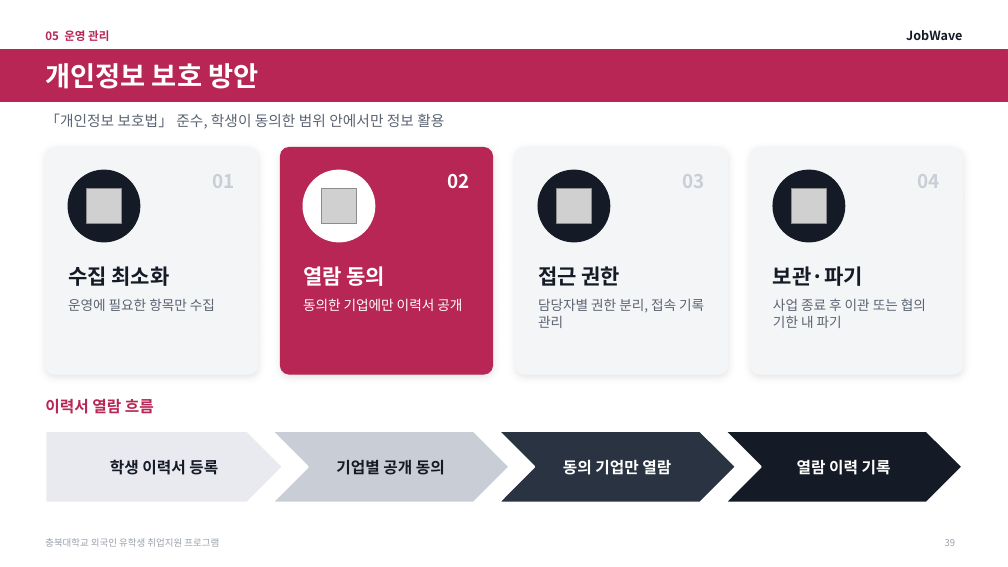
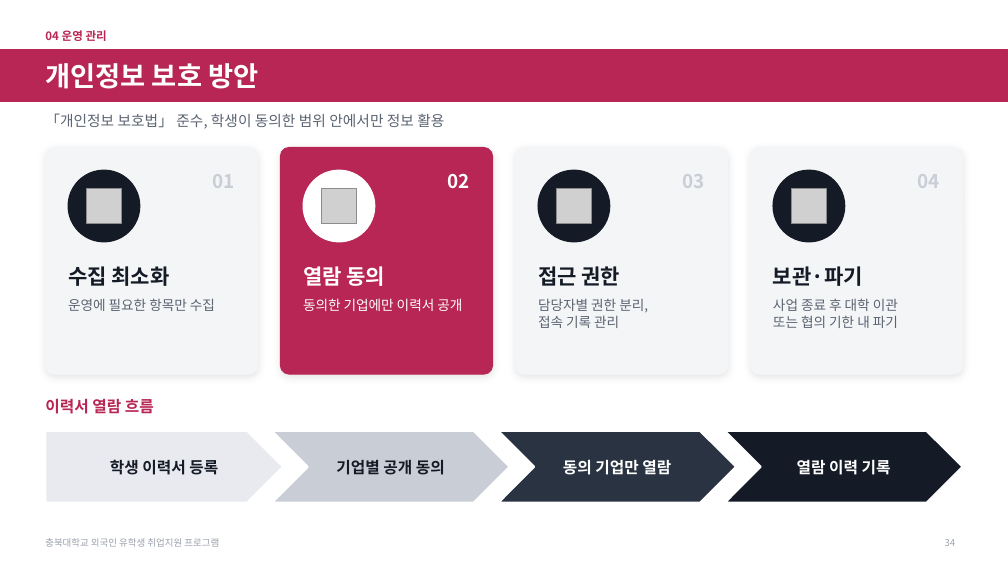
Before and after one commit to job-wave/Codex, a slide deck: slide 34 of output/jobwave-cbnu-proposal/JobWave_proposal_visual.pptx (slide 39 before the commit). Drawn at 1008x567 pixels with LibreOffice and Linux fonts; fonts in the diff are those of the drawing; grey boxes stand for pictures; background and template pictures are left out. Boxes give left, top, right and bottom in pixels: in the first picture for what was removed or moved away, otherwise in the second. Text is boxed around its words. In the diff, an @@ line names an element or a change of style, - is before the commit and + after.

```diff
--- a/output/jobwave-cbnu-proposal/JobWave_proposal_visual.pptx
+++ b/output/jobwave-cbnu-proposal/JobWave_proposal_visual.pptx
@@ text at (45,30,107,41): text changed @@
-05 운영 관리
+04 운영 관리
@@ text removed at (906,30,962,40) @@
-JobWave
@@ text at (538,298,648,328): text changed @@
-담당자별 권한 분리, 접속 기록 관리
+담당자별 권한 분리,
+접속 기록 관리
@@ text at (773,298,898,328): text changed @@
-사업 종료 후 이관 또는 협의 기한 내 파기
+사업 종료 후 대학 이관
+또는 협의 기한 내 파기
```
Also in this commit, not shown: 37 other slides changed, 5 slides removed, 8 other files.
